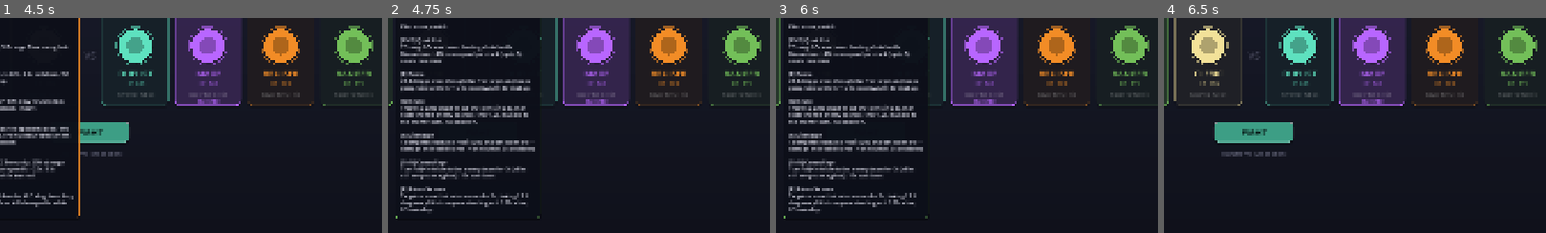
Above: before the commit, frames 1-4 (left to right).
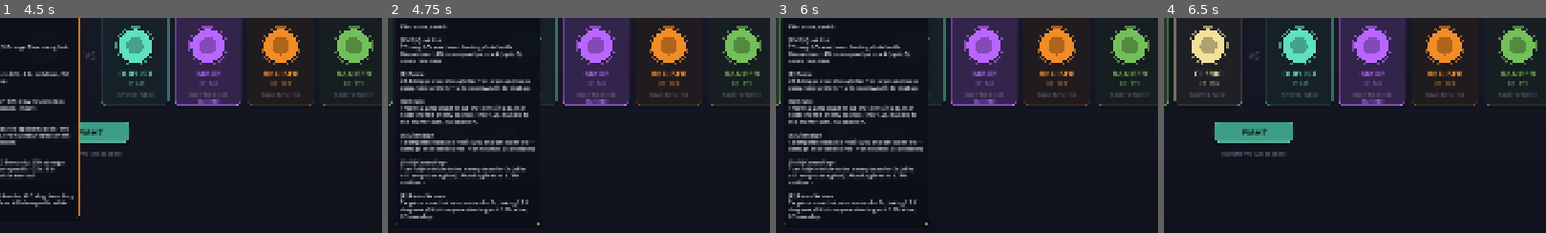
Above: after the commit, the same moments.

Repository: johnWard12/arena-game-godot
Game: Godot game, scene res://scenes/CharSelect.tscn
Two runs of this game, one before a commit and one after it. Both use one fixed random seed, a clock stepped at 60 frames per second and the inputs below.
Inputs (mouse positions are % of the whole screen's width and height, from its top left):
- Up to frame 1 (4.5 s): tap Enter at 0.5, 2, 3.5 s; move the mouse to (72, 45) at 0.52 s; hold D 0.53-1.25 s; tap Backspace at 0.6, 2.3, 3.8 s; click (72, 45) at 0.67 s; tap Space at 0.77, 1.25, 2.75, 3.77, 4.25 s; drag from (30, 55) to (45, 70) at 1.27 s; move the mouse to (60, 28) at 2.02 s; hold D 2.03-2.75 s; tap E at 2.1 s; drag from (45, 70) to (20, 35) at 2.77 s; move the mouse to (80, 65) at 3.52 s; hold A 3.53-4.25 s; tap F at 3.6 s; drag from (20, 35) to (35, 25) at 4.27 s
- Up to frame 2 (4.75 s): no input
- Up to frame 3 (6 s): move the mouse to (55, 50) at 5.02 s; hold S 5.03-5.75 s; tap R at 5.1 s; click (55, 50) at 5.17 s; tap Backspace at 5.3 s; drag from (35, 25) to (30, 55) at 5.77 s
- Up to frame 4 (6.5 s): no input
The pictures show only the part of the screen within x 38-88%, y 23-73%; the shares and areas given below are measured in that part.

Frame 1 is identical in both runs. In frame 2, 1.6% of the frame differs, in the area x 2-40%, y 72-97%; in frame 3, 1.6%; in frame 4, nothing differs.

Commit message:
Attacking breaks Camouflage; Bladestorm particles are now actual sword silhouettes
- Stealth break: any offensive action zeroes invisible_time_left, applied
  at every offensive choke point — start_swing() (melee), _fire() (all
  projectiles), _place_trap() (Snare), and Rain of Arrows' resolve (which
  routes through none of those). Cloak is now a repositioning tool, not a
  free attack platform. Tooltip updated.
- Bladestorm: replaced the plain elongated quad with a real sword
  silhouette built as an ArrayMesh (blade body, tapered point, crossguard,
  grip + pommel, ~1.4 units tall) flying point-first via the existing
  align-to-velocity flag. Reads unmistakably as swords hurled from the spin.

Diff:
--- a/godot_project/scripts/CharSelect.gd
+++ b/godot_project/scripts/CharSelect.gd
@@ -98,7 +98,7 @@
 			"22.4 dmg, pierces through the first target and keeps going. Slows 20% for 1s. 4s cooldown, 0.18s wind-up.",
 			"Throws a large trap 110 out that arms in 0.5s, then roots the first enemy to cross it for 1.2s. Invisible to the enemy team. 7s cooldown.",
 			"15 dmg shot that also recoils you sharply backward — damage and real distance in one button. 6s cooldown.",
-			"Turn fully invisible to the enemy team for 3s (allies still see you as a ghost). 10s cooldown.",
+			"Turn fully invisible to the enemy team for 3s (allies still see you as a ghost). Attacking breaks it. 10s cooldown.",
 			"Targets a zone that rains arrows for 2s, ticking 13.1 dmg every 0.4s to anyone standing in it. 130 radius, 0.3s wind-up.",
 		]
 	},
--- a/godot_project/scripts/Entity.gd
+++ b/godot_project/scripts/Entity.gd
@@ -864,6 +864,9 @@
 
 # ---- Sword swing ----
 func start_swing(arc_span_deg: float, duration: float):
+	# Attacking reveals a cloaked attacker (Ranger's Camouflage) — same rule
+	# on every offensive choke point: swings, projectiles, traps, Rain.
+	invisible_time_left = 0.0
 	swing_total = duration
 	swing_time_left = duration
 	swing_arc_span = deg_to_rad(arc_span_deg)
@@ -1173,6 +1176,8 @@
 	commit_ability()
 
 func _fire(dir: Vector2, speed: float, radius: float, dmg: float, tgt: Entity, col: Color, vis_r: float, slow: float =  …(216 unchanged characters)…
+	# Attacking reveals a cloaked attacker (see start_swing()).
+	invisible_time_left = 0.0
 	var proj = load("res://scripts/Projectile.gd").new()
 	proj.global_position = global_position + dir * (RADIUS + vis_r + 2.0)
 	proj.velocity = dir * speed
@@ -1195,6 +1200,8 @@
 	projectile_spawned.emit(proj)
 
 func _place_trap(pos: Vector2, radius: float, arm_delay: float, lifetime: float, root_duration: float, col: Color):
+	# Attacking reveals a cloaked attacker (see start_swing()).
+	invisible_time_left = 0.0
 	var trap = load("res://scripts/Trap.gd").new()
 	trap.global_position = pos
 	trap.owner_entity = self
--- a/godot_project/scripts/EntityView3D.gd
+++ b/godot_project/scripts/EntityView3D.gd
@@ -412,19 +412,46 @@
 	pm.color = Color(1.0, 0.22, 0.22)
 	pm.set_particle_flag(ParticleProcessMaterial.PARTICLE_FLAG_ALIGN_Y_TO_VELOCITY, true)
 	_bladestorm_particles.process_material = pm
-	var quad := QuadMesh.new()
-	quad.size = Vector2(0.17, 0.95)
 	var pmat := StandardMaterial3D.new()
 	pmat.shading_mode = BaseMaterial3D.SHADING_MODE_UNSHADED
 	pmat.albedo_color = Color(1.0, 0.3, 0.3)
 	pmat.transparency = BaseMaterial3D.TRANSPARENCY_ALPHA
+	pmat.cull_mode = BaseMaterial3D.CULL_DISABLED
 	pmat.vertex_color_use_as_albedo = true
 	pmat.emission_enabled = true
 	pmat.emission = Color(1.0, 0.12, 0.18)
 	pmat.emission_energy_multiplier = 3.0
-	quad.material = pmat
-	_bladestorm_particles.draw_pass_1 = quad
+	_bladestorm_particles.draw_pass_1 = _make_blade_mesh(pmat)
 	add_child(_bladestorm_particles)
+
+# A flat sword silhouette — blade, tapered tip, crossguard, grip — built as
+# one ArrayMesh for the storm's particle draw pass. +Y is the direction of
+# flight, so align-to-velocity sends every sword flying point-first.
+func _make_blade_mesh(mat: Material) -> ArrayMesh:
+	var st := SurfaceTool.new()
+	st.begin(Mesh.PRIMITIVE_TRIANGLES)
+	var quads = [
+		# blade body
+		[Vector2(-0.09, 0.18), Vector2(0.09, 0.18), Vector2(0.055, 0.92), Vector2(-0.055, 0.92)],
+		# crossguard
+		[Vector2(-0.22, 0.10), Vector2(0.22, 0.10), Vector2(0.22, 0.20), Vector2(-0.22, 0.20)],
+		# grip + pommel
+		[Vector2(-0.045, -0.16), Vector2(0.045, -0.16), Vector2(0.045, 0.10), Vector2(-0.045, 0.10)],
+	]
+	for q in quads:
+		st.add_vertex(Vector3(q[0].x, q[0].y, 0))
+		st.add_vertex(Vector3(q[1].x, q[1].y, 0))
+		st.add_vertex(Vector3(q[2].x, q[2].y, 0))
+		st.add_vertex(Vector3(q[0].x, q[0].y, 0))
+		st.add_vertex(Vector3(q[2].x, q[2].y, 0))
+		st.add_vertex(Vector3(q[3].x, q[3].y, 0))
+	# tapered point
+	st.add_vertex(Vector3(-0.055, 0.92, 0))
+	st.add_vertex(Vector3(0.055, 0.92, 0))
+	st.add_vertex(Vector3(0.0, 1.25, 0))
+	var mesh := st.commit()
+	mesh.surface_set_material(0, mat)
+	return mesh
 
 # Shift (Iron Resolve / Barrier / Unbreakable) — one shared "shield up"
 # Each class's Shift payoff is mechanically different (a defensive buff, an
--- a/godot_project/scripts/RangerEntity.gd
+++ b/godot_project/scripts/RangerEntity.gd
@@ -196,6 +196,9 @@
 
 func resolve_ult(opp: Entity):
 	ult_charge = 0.0
+	# Attacking reveals a cloaked attacker — Rain doesn't route through
+	# _fire()/start_swing(), so it breaks Camouflage here itself.
+	invisible_time_left = 0.0
 	rain_pos = opp.global_position if opp != null and opp.alive else global_position + facing * 200.0
 	rain_time_left = RAIN_DUR
 	rain_tick_timer = 0.0
